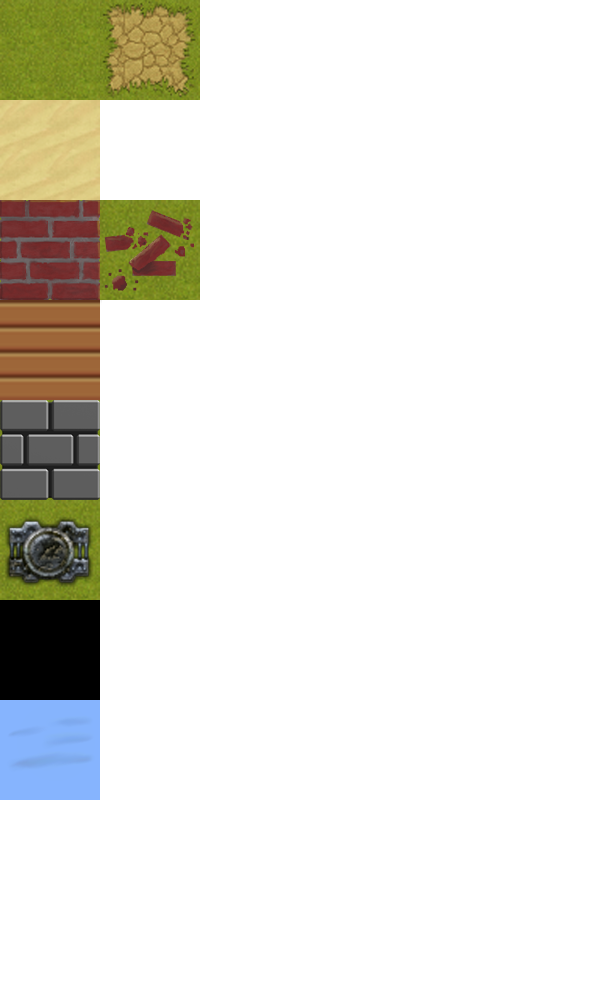
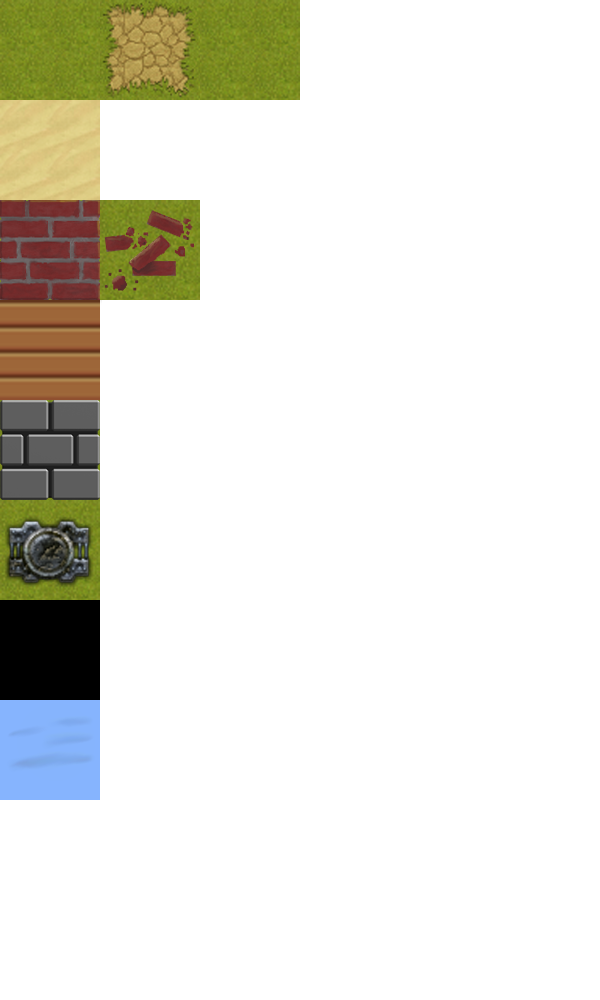
The second 600px x 1000px image is a revision of the first. Changes to its layers:
renamed "waterr (2)" to "Слой 1", moved it above "waterr (4)", painted on it over [200, 0, 300, 100]
painted on "waterr (4)" over [200, 0, 283, 100]
